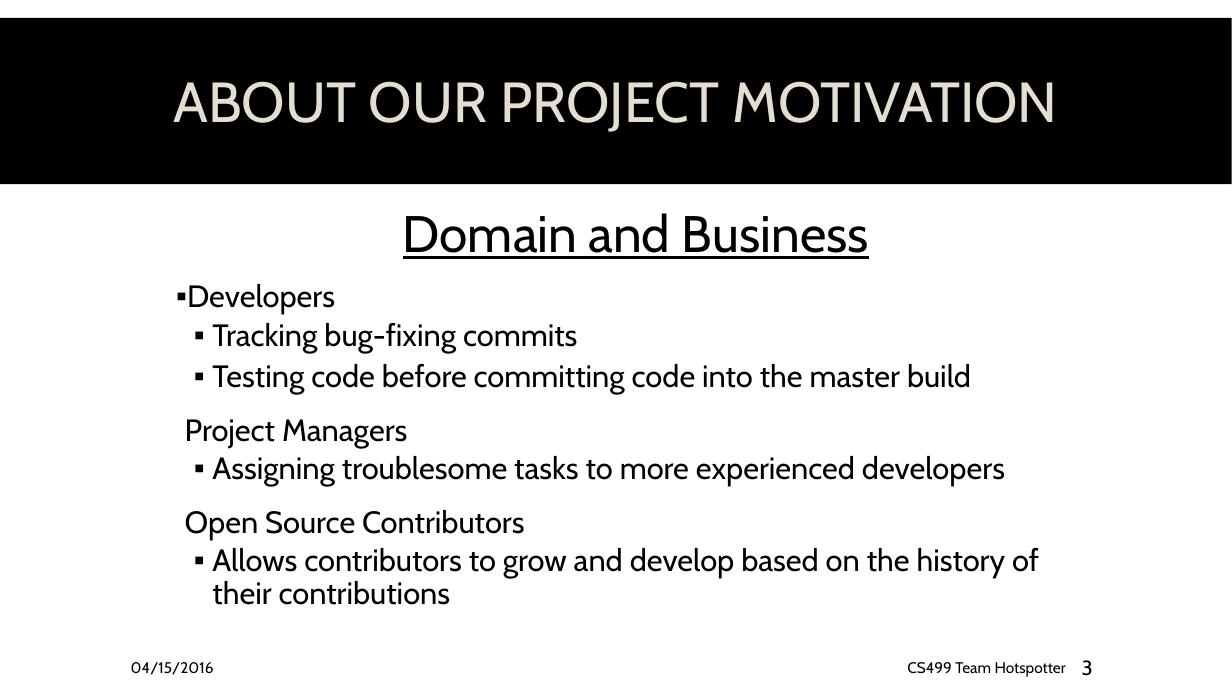
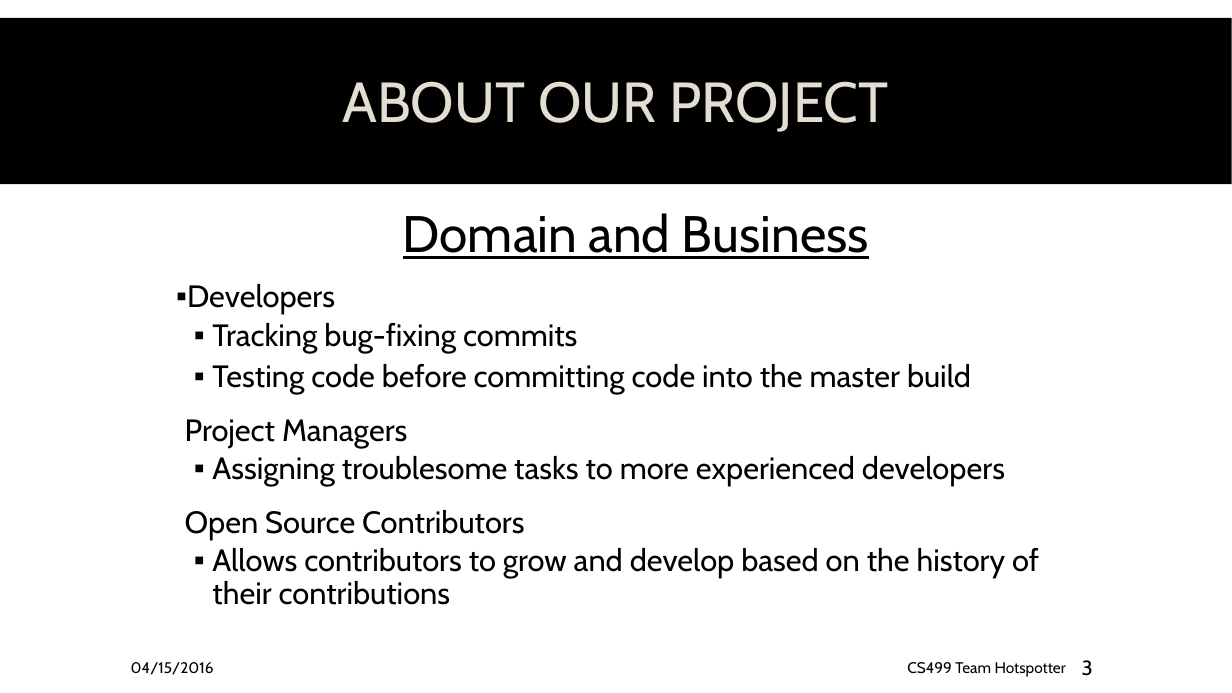
Before and after one commit to spesmit/hotspotter, a slide deck: slide 3 of Documentation/Presentations/CS499 Final Presentation.pptx. Drawn at 1232x693 pixels with LibreOffice and Linux fonts; fonts in the diff are those of the drawing; background and template pictures are left out. Boxes give left, top, right and bottom in pixels: in the first picture for what was removed or moved away, otherwise in the second. Text is boxed around its words. In the diff, an @@ line names an element or a change of style, - is before the commit and + after.

Commit message:
type

```diff
--- a/Documentation/Presentations/CS499 Final Presentation.pptx
+++ b/Documentation/Presentations/CS499 Final Presentation.pptx
@@ title at <box>342,81,889,132</box>: text changed @@
-ABOUT OUR PROJECT MOTIVATION
+ABOUT OUR PROJECT
```
